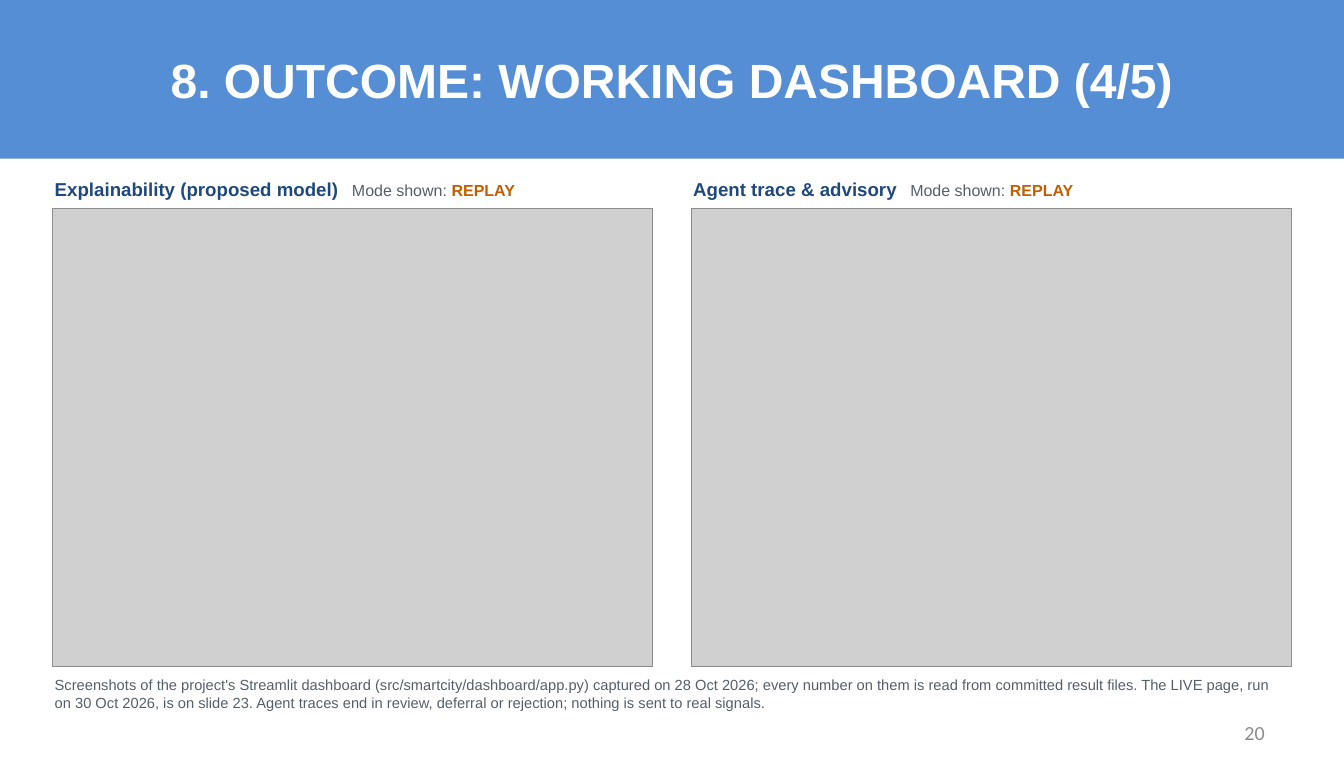
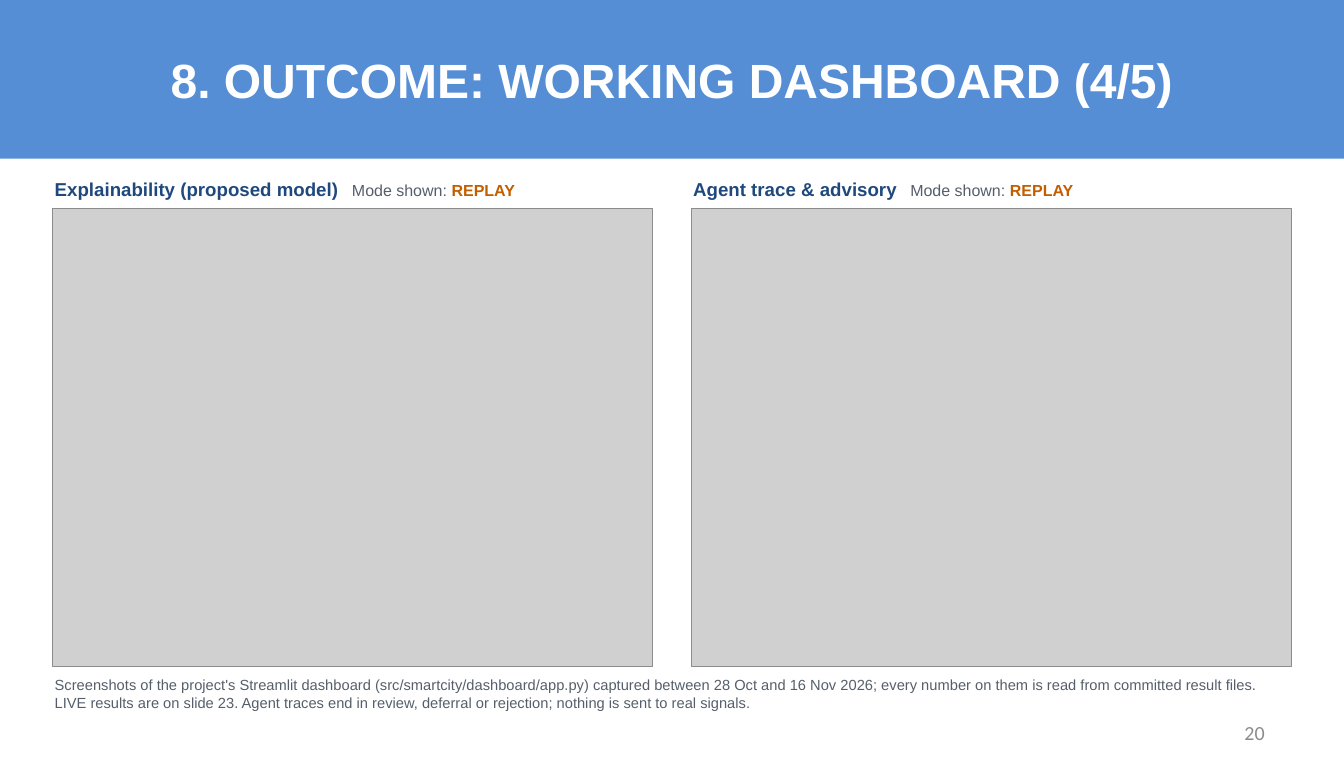
Before and after one commit to sricharansk/Major-Project, a slide deck: slide 20 of presentation/Final_Review_S_K_Sricharan_25MML1010.pptx. Drawn at 1344x768 pixels with LibreOffice and Linux fonts; fonts in the diff are those of the drawing; grey boxes stand for pictures. Boxes give left, top, right and bottom in pixels: in the first picture for what was removed or moved away, otherwise in the second. Text is boxed around its words. In the diff, an @@ line names an element or a change of style, - is before the commit and + after.

```diff
--- a/presentation/Final_Review_S_K_Sricharan_25MML1010.pptx
+++ b/presentation/Final_Review_S_K_Sricharan_25MML1010.pptx
@@ text at <box>55,679,1256,711</box>: text changed @@
-Screenshots of the project's Streamlit dashboard (src/smartcity/dashboard/app.py) captured on 28 Oct 2026; every number on them is read from committed result files. The LIVE page, run on 30 Oct 2026, is on slide 23. Agent traces end in review, deferral or rejection; nothing is sent to real signals.
+Screenshots of the project's Streamlit dashboard (src/smartcity/dashboard/app.py) captured between 28 Oct and 16 Nov 2026; every number on them is read from committed result files. LIVE results are on slide 23. Agent traces end in review, deferral or rejection; nothing is sent to real signals.
```
Also in this commit, not shown: 6 other slides changed, 8 other files.
